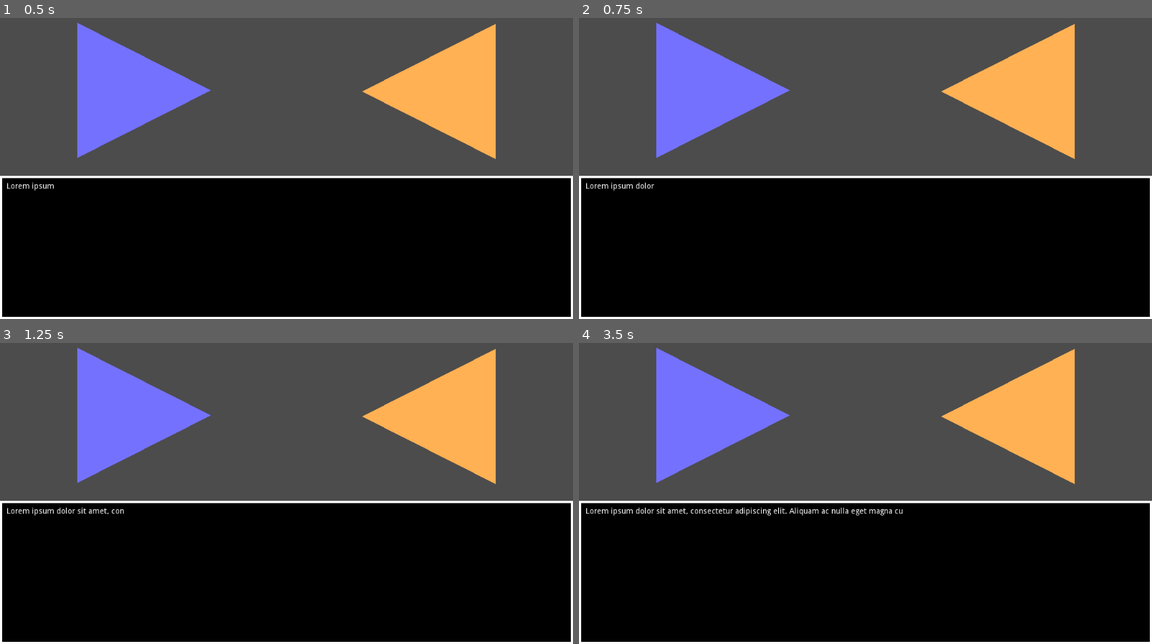
Above: before the commit, frames 1-4 (two rows, left to right).
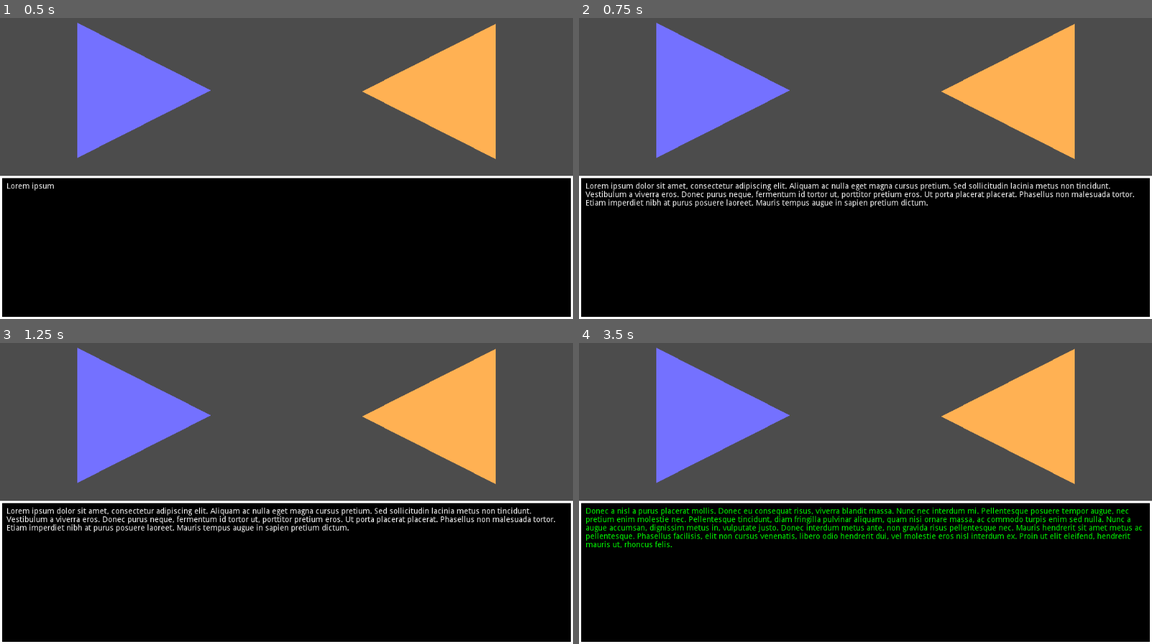
Above: after the commit, the same moments.

Repository: remmarcoux/prism
Game: Godot game, scene res://Dialog/Conversation.tscn
Two runs of this game, one before a commit and one after it. Both use one fixed random seed, a clock stepped at 60 frames per second and the inputs below. The project has no main scene, so this scene is started directly.
Inputs (mouse positions are in pixels of both pictures, inside the frame that each line leads up to):
- Up to frame 1 (0.5 s): no input
- Up to frame 2 (0.75 s): tap Enter (ui_accept) at 0.5 s; move the mouse to (991, 135) at 0.52 s; hold Right (ui_right) from 0.53 s (still down); click (991, 135) at 0.67 s
- Up to frame 3 (1.25 s): keep holding Right (ui_right); tap Enter (ui_accept) at 0.77 s
- Up to frame 4 (3.5 s): move the mouse to (750, 493) at 1.27 s; release Right (ui_right) at 1.28 s; hold Down (ui_down) 1.28-2.03 s; click (750, 493) at 1.42 s; tap Enter (ui_accept) at 1.52, 3.02 s; move the mouse to (922, 403) at 2.02 s; hold Right (ui_right) 2.03-2.78 s; click (922, 403) at 2.17 s; move the mouse to (836, 544) at 2.77 s; hold Up (ui_up) from 2.78 s (still down); click (836, 544) at 2.92 s

Frame 1 is identical in both runs. In frame 2, 2.4% of the frame differs, in the area x 1-97%, y 54-63%; in frame 3, 2.3%; in frame 4, 4.3%, in the area x 1-99%, y 54-69%.

Commit message:
Gestion de l'input pour les dialogues

Diff:
--- a/Dialog/Conversation.gd
+++ b/Dialog/Conversation.gd
@@ -23,3 +23,10 @@
 		run_to_next_message()
 	else:
 		message_box.display_text(event)
+
+
+func _on_Box_next_message_requested() -> void:
+	if dialog.next():
+		run_to_next_message()
+	else:
+		emit_signal("finished")
--- a/Dialog/Conversation.tscn
+++ b/Dialog/Conversation.tscn
@@ -21,3 +21,4 @@
 
 [node name="Box" parent="." instance=ExtResource( 2 )]
 anchor_top = 0.6
+[connection signal="next_message_requested" from="Box" to="." method="_on_Box_next_message_requested"]
--- a/Dialog/MessageBox.gd
+++ b/Dialog/MessageBox.gd
@@ -1,4 +1,6 @@
 extends Control
+
+signal next_message_requested
 
 export (float) var text_speed := 25.0
 
@@ -15,3 +17,12 @@
 	var spd = text_speed / label.get_total_character_count()
 	label.percent_visible = 0.0
 	animator.play("write", -1, spd)
+
+
+func _input(event: InputEvent) -> void:
+	if event is InputEventMouseButton and event.pressed:
+		if animator.is_playing():
+			animator.stop()
+			label.percent_visible = 1.0
+		else:
+			emit_signal("next_message_requested")
--- a/Dialog/Test.tres
+++ b/Dialog/Test.tres
@@ -4,4 +4,4 @@
 
 [resource]
 script = ExtResource( 1 )
-events = [ "#left:Dialog/left dude.png", "#right:Dialog/righ …(370 unchanged characters)…  tempus augue in sapien pretium dictum." ]
+events = [ "#left:Dialog/left dude.png", "#right:Dialog/righ …(370 unchanged characters)…  tempus augue in sapien pretium dictum.", "[color=lime]Donec a nisl a purus placerat mollis. Donec eu consequat risus, viverra blandit massa. Nunc nec interdum mi. Pellentesque posuere tempor augue, nec pretium enim molestie nec. Pellentesque tincidunt, diam fringilla pulvinar aliquam, quam nisi ornare massa, ac commodo turpis enim sed nulla. Nunc a augue accumsan, dignissim metus in, vulputate justo. Donec interdum metus ante, non gravida risus pellentesque nec. Mauris hendrerit sit amet metus ac pellentesque. Phasellus facilisis, elit non cursus venenatis, libero odio hendrerit dui, vel molestie eros nisl interdum ex. Proin ut elit eleifend, hendrerit mauris ut, rhoncus felis.[/color]" ]
